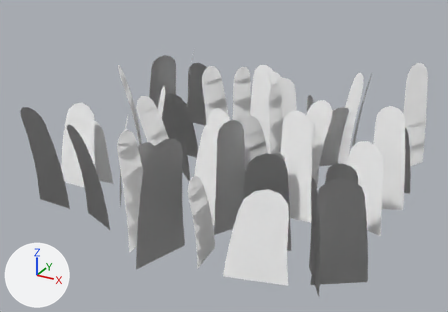
What one commit did to the FBX model Assets/Models/Tile/Grass/grass_thin_1.fbx.
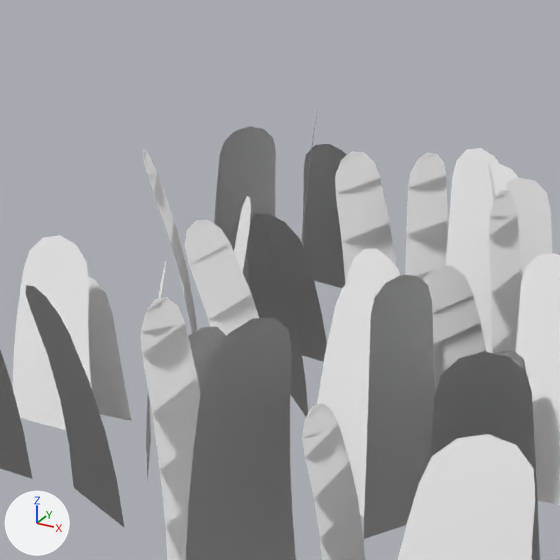
Old and new are each drawn whole from a 50 mm camera at (1.394, -1.212, 0.976) aimed at (0.492, 0.429, 0.155) and again close up on the part from 12% to 67% of the width and 0% to 78% of the height. Every picture has the same lights, and +X, +Y and +Z are marked at lower left. The last two pictures show the newer version. Where no turn or scale is listed for an object, it has been applied to the vertices.

Names of what the first close-up shows: 'grass_thin_1'.
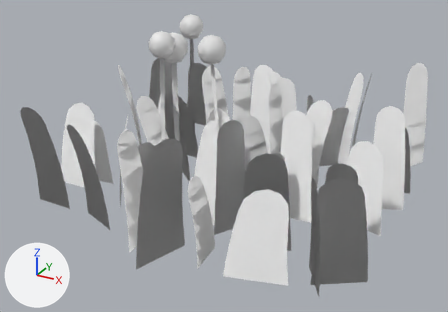
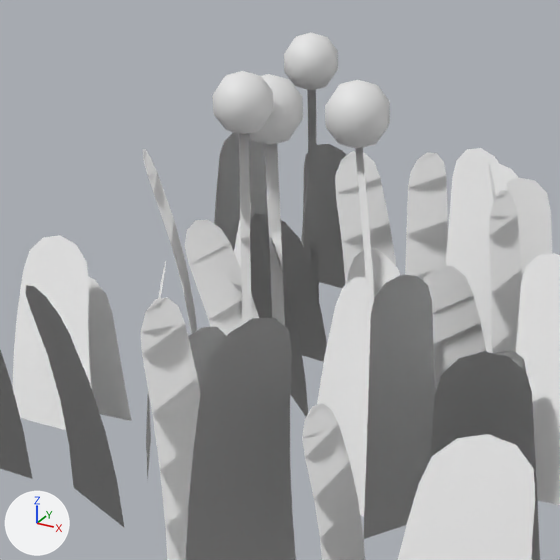
Pixel boxes [x1, y1, x2, y2] of what changed, in the close-ups (560 x 560 px):
'grass_thin_1', reshaped
    before: [0, 109, 560, 560]
    after: [0, 32, 560, 560]
part 1 of me_grass_thin_1, added
    after: [325, 80, 390, 148]
part 2 of me_grass_thin_1, added
    after: [213, 71, 273, 134]
part 3 of me_grass_thin_1, added
    after: [284, 32, 338, 90]
part 4 of me_grass_thin_1, added
    after: [249, 74, 303, 145]
part 5 of me_grass_thin_1, added
    after: [239, 89, 374, 326]

The change, as a diff of the scene's bpy script:
```diff
--- a/Assets/Models/Tile/Grass/grass_thin_1.fbx.py
+++ b/Assets/Models/Tile/Grass/grass_thin_1.fbx.py
@@ me_grass_thin_1 @@
 # used by ob_grass_thin_1; location = (0.0, 0.0, 0.0)
 # verts and faces of me_grass_thin_1; kept vertices keep their numbers, new ones are numbered from 735
-me_grass_thin_1.from_pydata(...)  # 735 vertices, 245 faces; spans x -0.079..1.061, y -0.061..1.056, z 0.0..0.392
+me_grass_thin_1.from_pydata(...)  # 919 vertices, 421 faces; spans x -0.079..1.061, y -0.061..1.056, z 0.0..0.586
+# me_grass_thin_1 part 1: a new loose piece, a UV sphere (8 segments, 5 rings, poles along z) spanning x 0.485..0.568, y 0.252..0.334, z 0.5..0.586
+# me_grass_thin_1 part 2: a new loose piece, a UV sphere (8 segments, 5 rings, poles along z) spanning x 0.276..0.358, y 0.309..0.391, z 0.478..0.564
+# me_grass_thin_1 part 3: a new loose piece, a UV sphere (8 segments, 5 rings, poles along z) spanning x 0.156..0.243, y 0.669..0.757, z 0.451..0.543
+# me_grass_thin_1 part 4: a new loose piece, a UV sphere (8 segments, 5 rings, poles along z) spanning x 0.261..0.356, y 0.378..0.473, z 0.444..0.544
+# me_grass_thin_1 part 5
+verts[735] = (0.525, 0.291, 0.543)
+verts[736] = (0.525, 0.295, 0.543)
+verts[737] = (0.315, 0.348, 0.521)
+verts[738] = (0.315, 0.352, 0.521)
+verts[739] = (0.198, 0.711, 0.497)
+verts[740] = (0.198, 0.715, 0.497)
+verts[741] = (0.306, 0.424, 0.494)
+verts[742] = (0.306, 0.428, 0.494)
+for new, old in zip([*range(743, 751)], [*range(735, 743)]): verts[new] = verts[old] + (0.004, 0.0, 0.0)
+verts[751] = (0.549, 0.29, 0.0)
+verts[752] = (0.545, 0.291, 0.172)
+verts[753] = (0.535, 0.293, 0.345)  # pixel (365, 266)
+verts[754] = (0.519, 0.297, 0.517)
+for new, old in zip([*range(755, 759)], [*range(751, 755)]): verts[new] = verts[old] + (0.016, -0.008, 0.0)
+verts[759] = (0.289, 0.445, 0.0)
+verts[760] = (0.294, 0.434, 0.31)  # pixel (268, 232)
+verts[761] = (0.301, 0.42, 0.464)
+for new, old in zip([762, 763, 764], [759, 760, 761]): verts[new] = verts[old] + (0.014, 0.012, 0.0)
+verts[765] = (0.303, 0.343, 0.0)
+verts[766] = (0.307, 0.361, 0.0)
+verts[767] = (0.304, 0.343, 0.165)
+verts[768] = (0.309, 0.36, 0.165)
+verts[769] = (0.308, 0.342, 0.33)  # pixel (240, 238)
+verts[770] = (0.313, 0.36, 0.33)  # pixel (250, 235)
+verts[771] = (0.315, 0.341, 0.495)
+verts[772] = (0.319, 0.359, 0.495)
+verts[773] = (0.221, 0.687, 0.0)
+verts[774] = (0.203, 0.691, 0.0)
+verts[775] = (0.22, 0.69, 0.156)  # pixel (318, 270)
+verts[776] = (0.202, 0.693, 0.156)  # pixel (310, 267)
+verts[777] = (0.215, 0.698, 0.313)  # pixel (316, 177)
+verts[778] = (0.198, 0.701, 0.313)  # pixel (308, 175)
+verts[779] = (0.208, 0.712, 0.469)
+verts[780] = (0.191, 0.715, 0.469)
+verts[781] = (0.29, 0.443, 0.155)
+verts[782] = (0.304, 0.454, 0.155)
+faces += [(751, 755, 756, 752), (752, 756, 757, 753), (753, 757, 758, 754), (735, 743, 744, 736), (765, 766, 768, 767), (767, 768, 770, 769)]
+faces += [(769, 770, 772, 771), (737, 745, 746, 738), (773, 774, 776, 775), (775, 776, 778, 777), (777, 778, 780, 779), (739, 747, 748, 740)]
+faces += [(759, 762, 782, 781), (760, 781, 782, 763), (760, 763, 764, 761), (741, 749, 750, 742)]
```
